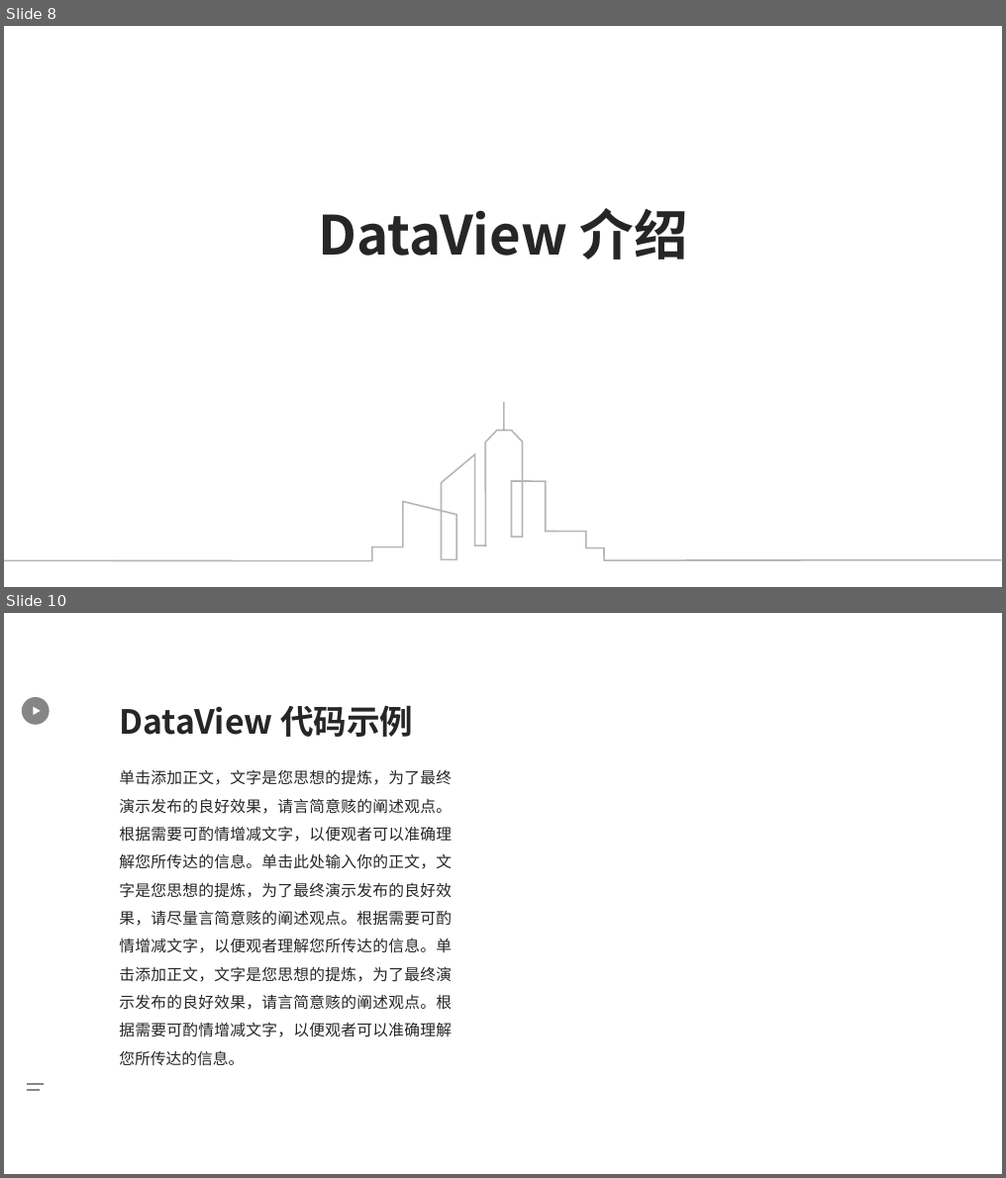
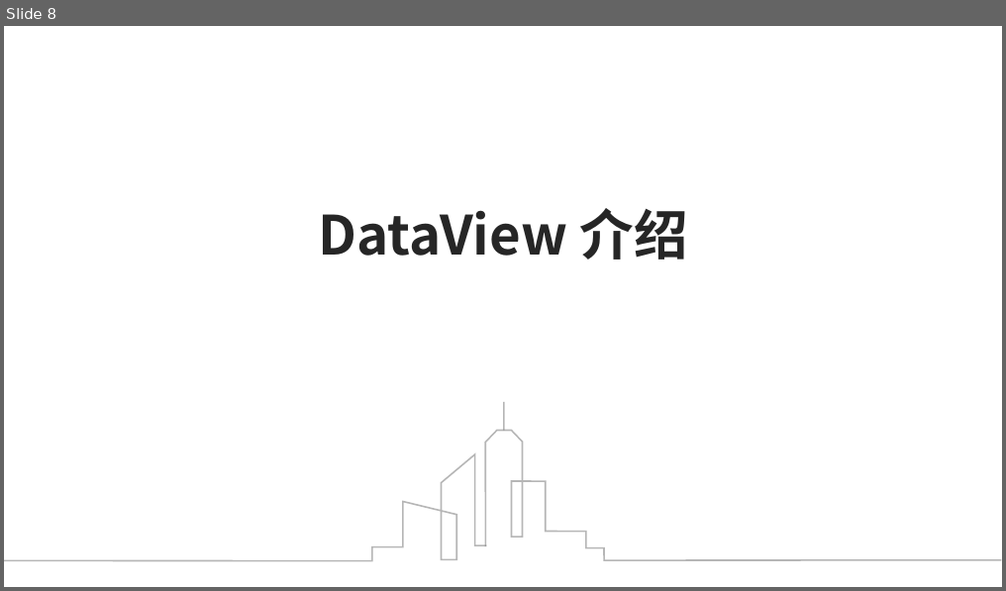
Before and after one commit to ClimbYU/js-binary-system, a slide deck: 关于前端二进制.pptx. Shown one above the other, each under a label of ours: slides 8 and 10 before the commit, slide 8 after it; the slides between them are not shown. The pictures are 1006x1178 and 1006x591 pixels, drawn with LibreOffice and Linux fonts; fonts in the diff are those of the drawing; background and template pictures are left out. Boxes give left, top, right and bottom in pixels: in the first picture for what was removed or moved away, otherwise in the second. Text is boxed around its words. In the diff, an @@ line names an element or a change of style, - is before the commit and + after.

```diff
--- a/关于前端二进制.pptx
+++ b/关于前端二进制.pptx
@@ slide 10 removed at (4,613,1002,1174), background picture (left out) @@
@@ ellipse removed at (22,697,50,725) @@
@@ triangle removed at (33,707,41,715) @@
@@ title removed at (119,705,413,737) @@
-DataView 代码示例
@@ text removed at (119,769,451,1066) @@
-单击添加正文，文字是您思想的提炼，为了最终演示发布的良好效果，请言简意赅的阐述观点。根据需要可酌情增减文字，以便观者可以准确理解您所传达的信息。单击此处输入你的正文，文字是您思想的提炼，为了最终演示发布的良好效果，请尽量言简意赅的阐述观点。根据需要可酌情增减文字，以便观者理解您所传达的信息。单击添加正文，文字是您思想的提炼，为了最终演示发布的良好效果，请言简意赅的阐述观点。根据需要可酌情增减文字，以便观者可以准确理解您所传达的信息。
@@ line removed from (27, 1084) to (44, 1084) @@
@@ line removed from (27, 1090) to (40, 1090) @@
```
Also in this commit, not shown: 1 slide changed, 8 other slides removed, 2 other files.
